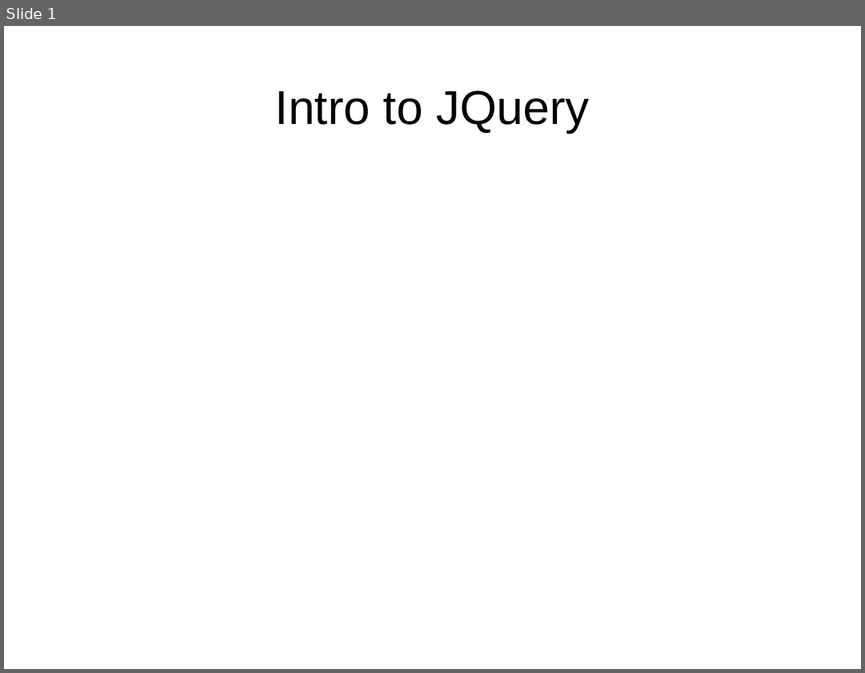
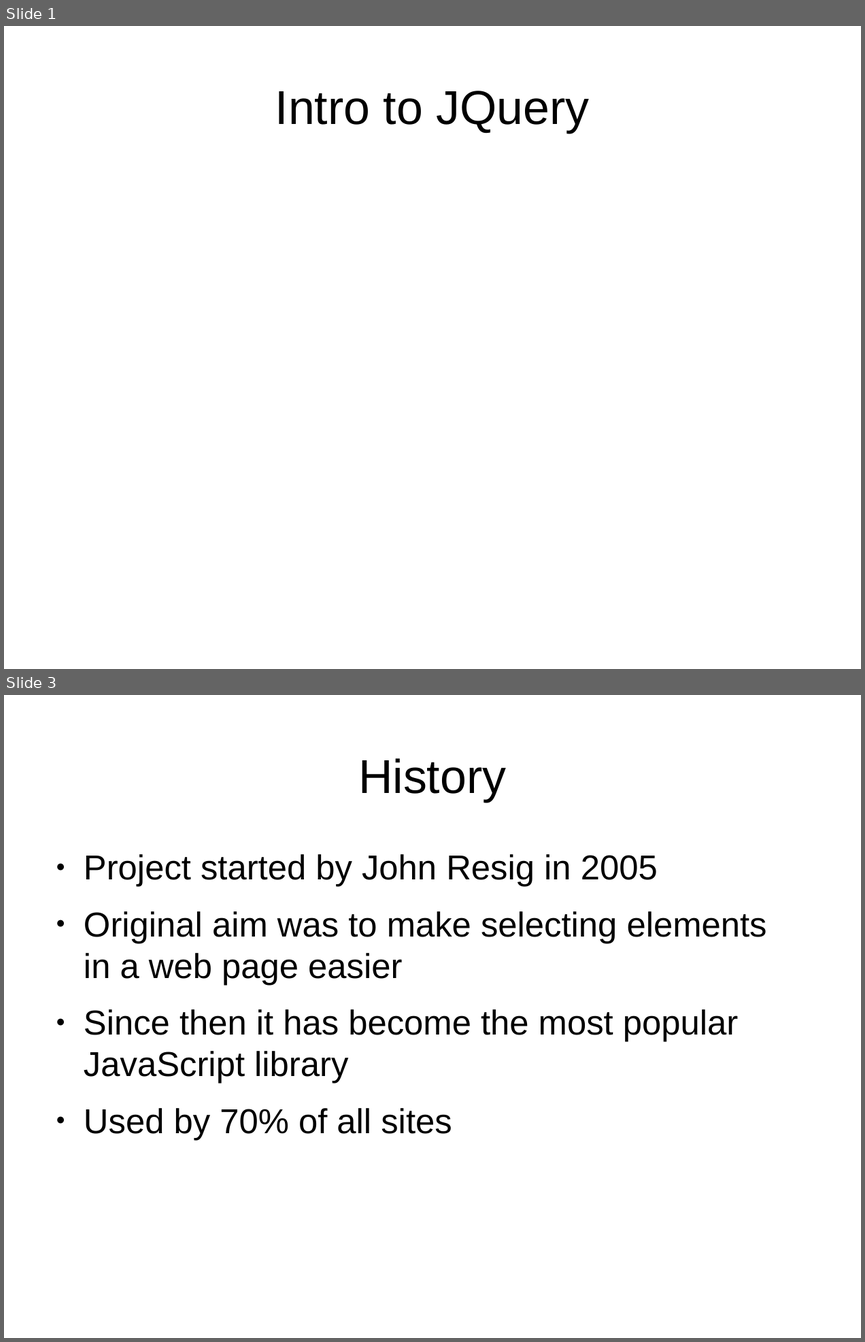
Before and after one commit to tomafc330/presentations, a slide deck: jquery/presentation.odp. Shown one above the other, each under a label of ours: slide 1 before the commit, slides 1 and 3 after it; the slides between them are not shown. The pictures are 865x673 and 865x1342 pixels, drawn with LibreOffice and Linux fonts; fonts in the diff are those of the drawing. Boxes give left, top, right and bottom in pixels: in the first picture for what was removed or moved away, otherwise in the second. Text is boxed around its words. In the diff, an @@ line names an element or a change of style, - is before the commit and + after.

```diff
--- a/jquery/presentation.odp
+++ b/jquery/presentation.odp
@@ slide 3 added at (4,695,861,1338), background #FFFFFF @@
@@ title added at (358,758,506,802), 44 pt, text #000000 @@
+History
@@ text added at (84,854,767,1140), 32 pt, text #000000 @@
+● Project started by John Resig in 2005
+● Original aim was to make selecting elements in a web page easier
+● Since then it has become the most popular JavaScript library
+● Used by 70% of all sites
```
Also in this commit, not shown: 1 slide changed, 3 other slides added, 1 slide removed, 1 other file.
